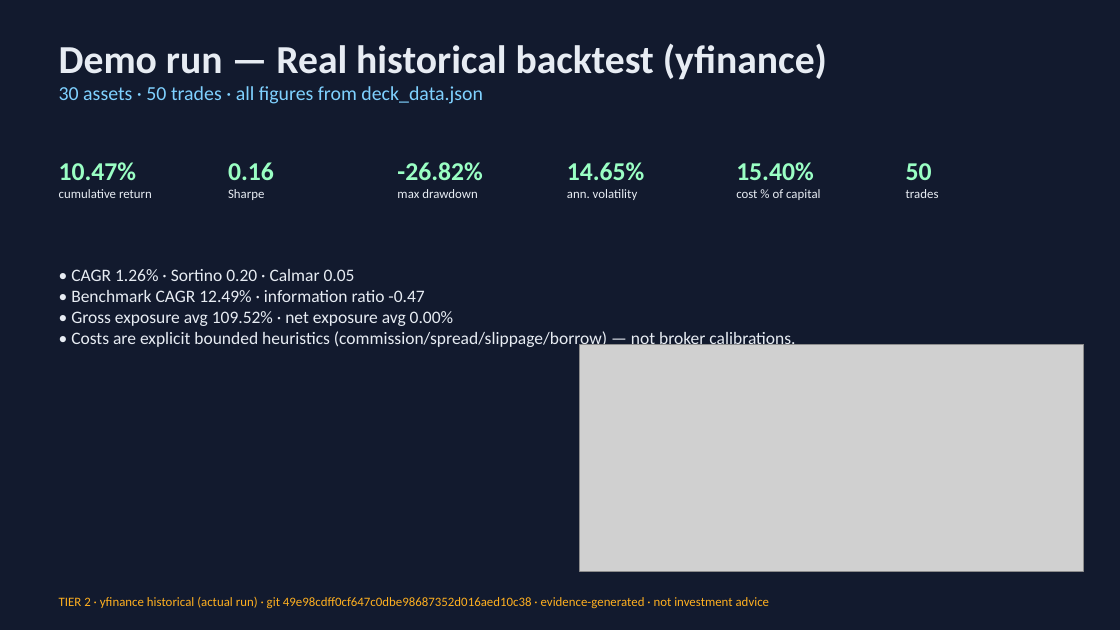
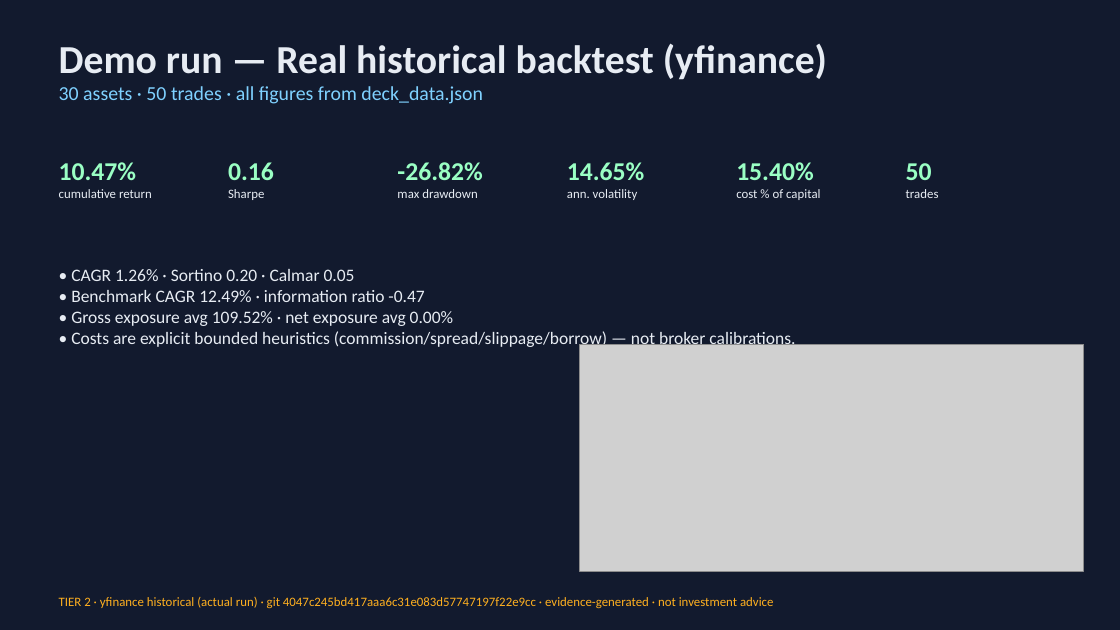
Before and after one commit to Scott-Switzer/market-fuzzer, a slide deck: slide 4 of app/static/pitch-deck/fenrix_deck.pptx. Drawn at 1120x630 pixels with LibreOffice and Linux fonts; fonts in the diff are those of the drawing; grey boxes stand for pictures. Boxes give left, top, right and bottom in pixels: in the first picture for what was removed or moved away, otherwise in the second. Text is boxed around its words. In the diff, an @@ line names an element or a change of style, - is before the commit and + after.

Commit message:
chore(fenrix-submission): regenerate deck stamped at HEAD 4047c24 (evidence dir matches full sha)

```diff
--- a/app/static/pitch-deck/fenrix_deck.pptx
+++ b/app/static/pitch-deck/fenrix_deck.pptx
@@ text at [59,597,773,608]: text changed @@
-TIER 2 · yfinance historical (actual run) · git 49e98cdff0cf647c0dbe98687352d016aed10c38 · evidence-generated · not investment advice
+TIER 2 · yfinance historical (actual run) · git 4047c245bd417aaa6c31e083d57747197f22e9cc · evidence-generated · not investment advice
```
Also in this commit, not shown: 3 other slides changed, 2 other files.
